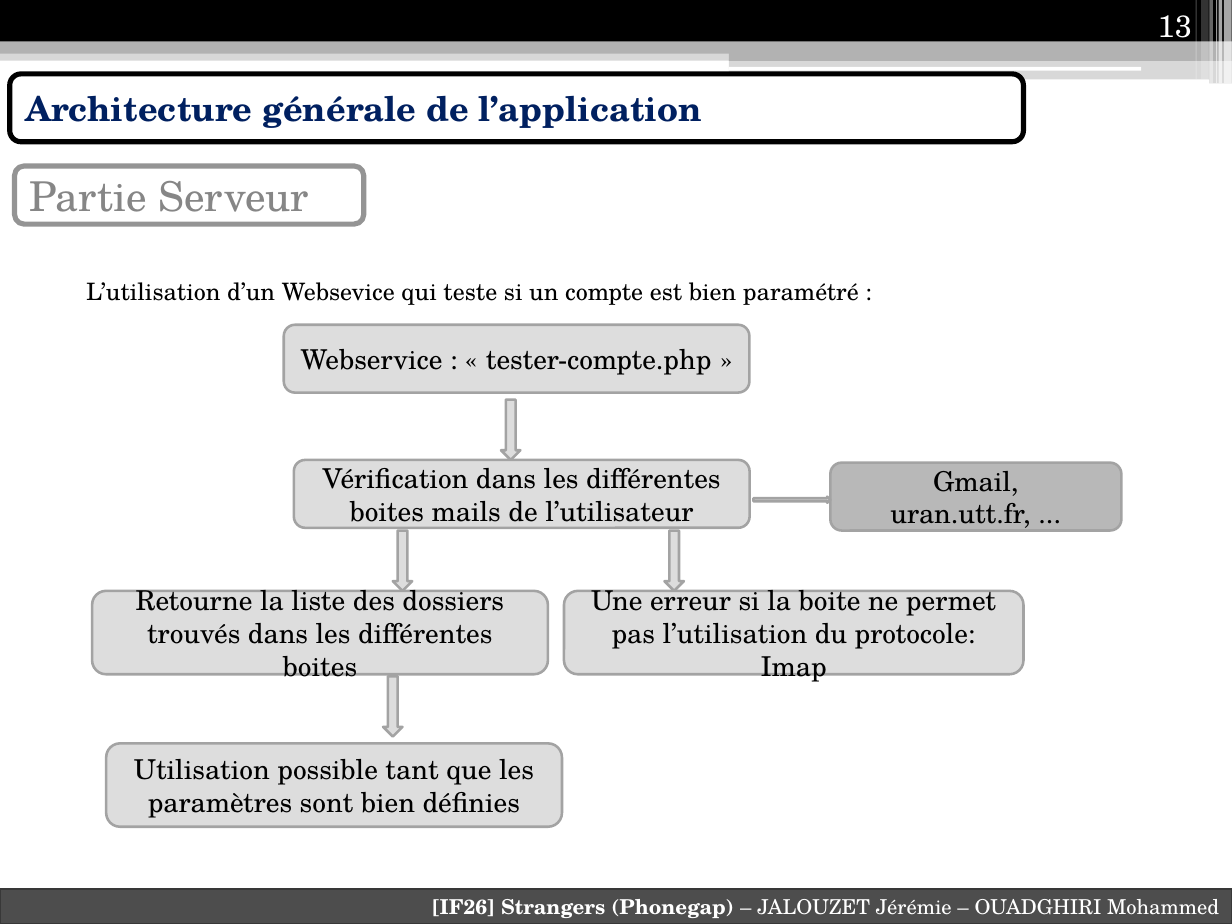
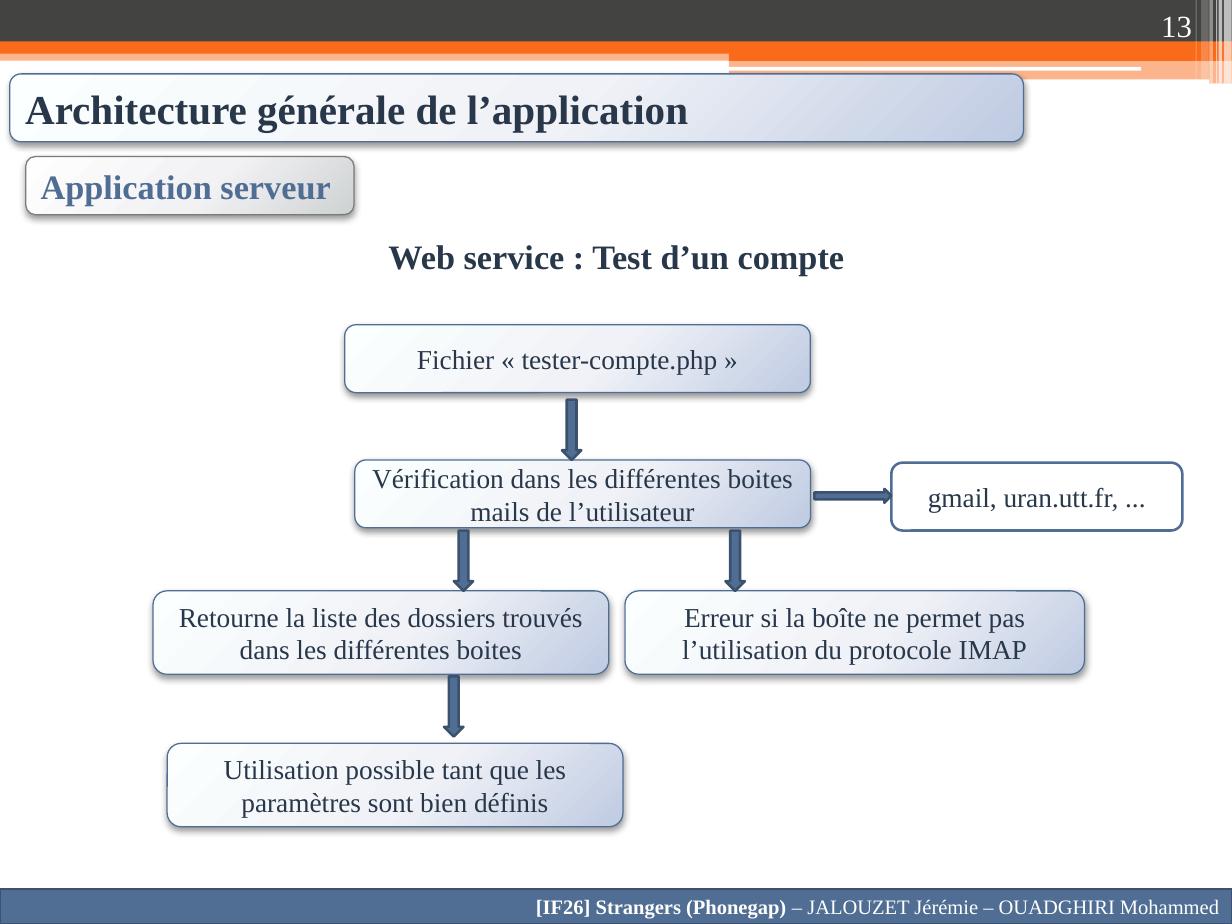
Before and after one commit to Anicky/Strangers-Phonegap, a slide deck: slide 13 of Presentation/Presentation IF26.pptx. Drawn at 1232x924 pixels with LibreOffice and Linux fonts; fonts in the diff are those of the drawing. Boxes give left, top, right and bottom in pixels: in the first picture for what was removed or moved away, otherwise in the second. Text is boxed around its words. In the diff, an @@ line names an element or a change of style, - is before the commit and + after.

```diff
--- a/Presentation/Presentation IF26.pptx
+++ b/Presentation/Presentation IF26.pptx
@@ rectangle at bbox=[0, 0, 1232, 42]: fill #000000 to #434342 @@
@@ page number at bbox=[1161, 16, 1192, 43]: font TeX Gyre Schola to Times New Roman @@
@@ rectangle at bbox=[0, 49, 1232, 60]: fill #B2B2B2 at 50% opacity to #F96A1B at 50% opacity @@
@@ rectangle at bbox=[0, 42, 1232, 54]: fill #B2B2B2 to #F96A1B @@
@@ rectangle at bbox=[729, 59, 1232, 84]: fill #B2B2B2 at 50% opacity to #F96A1B at 50% opacity @@
@@ rectangle at bbox=[729, 48, 1232, 60]: fill #B2B2B2 to #F96A1B @@
@@ rounded rectangle "Architecture générale de l’application" at bbox=[10, 74, 1024, 142]: size 20 to 24 pt, font TeX Gyre Schola to Times New Roman, text colour #002060 to #28374A; fill #FFFFFF to gradient #FEFEFE to #F0F3F8 to #BFCBE2; outline #000000 3 pt to #506E94 0.75 pt; shadow on @@
@@ rounded rectangle "Application serveur": place and size @@
-rounded rectangle "Application serveur" at bbox=[15, 166, 363, 224]
+rounded rectangle "Application serveur" at bbox=[26, 156, 354, 214]
@@ rounded rectangle "Application serveur" at bbox=[26, 156, 354, 214]: fill #FFFFFF to gradient #FEFEFE to #F4F4F4 to #D0D1D3; outline #949494 3 pt to #797B7E 0.75 pt; shadow on @@
@@ text in rounded rectangle at bbox=[41, 175, 330, 206]: text changed; size 24 to 20 pt; font TeX Gyre Schola to Times New Roman; text colour #858585 to #506E94; bold on @@
-Partie Serveur
+Application serveur
@@ text at bbox=[388, 245, 845, 276]: text changed; size 14 to 20 pt; font TeX Gyre Schola to Times New Roman; text colour #000000 to #28374A; bold on @@
-L’utilisation d’un Websevice qui teste si un compte est bien paramétré :
+Web service : Test d’un compte
@@ fill #DDDDDD to gradient #FEFEFE to #F0F3F8 to #BFCBE2; outline #A3A3A3 1.5 pt to #506E94 0.75 pt; shadow on in 3 elements at bbox=[168, 743, 623, 827], bbox=[625, 591, 1084, 675], bbox=[345, 325, 811, 393] @@
@@ text in rounded rectangle at bbox=[417, 350, 718, 374]: text changed; font TeX Gyre Schola to Times New Roman; text colour #000000 to #28374A @@
-Webservice : « tester-compte.php »
+Fichier « tester-compte.php »
@@ rounded rectangle "Vérification dans les différentes boites ..." at bbox=[355, 460, 811, 527]: font TeX Gyre Schola to Times New Roman, text colour #000000 to #28374A; fill #DDDDDD to gradient #FEFEFE to #F0F3F8 to #BFCBE2; outline #A3A3A3 1.5 pt to #506E94 0.75 pt; shadow on @@
@@ rounded rectangle "gmail, uran.utt.fr, ..." at bbox=[891, 463, 1181, 531]: fill #B8B8B8 to #FFFFFF; outline #A3A3A3 1.5 pt to #506E94 1.5 pt @@
@@ fill #DDDDDD to #506E94; outline #A3A3A3 1.5 pt to #3B516D 1.5 pt in 5 elements at bbox=[562, 399, 582, 460], bbox=[453, 531, 473, 591], bbox=[444, 676, 463, 737], bbox=[726, 531, 745, 591], bbox=[814, 489, 891, 503] @@
@@ right arrow: place and size @@
-right arrow at bbox=[754, 496, 830, 503]
+right arrow at bbox=[814, 489, 891, 503]
@@ text in rounded rectangle at bbox=[928, 487, 1119, 512]: text changed; font TeX Gyre Schola to Times New Roman; text colour #000000 to #28374A @@
-Gmail, uran.utt.fr, ...
+gmail, uran.utt.fr, ...
@@ 6 rounded rectangles, 4 down arrows: place and size @@
-6 rounded rectangles, 4 down arrows at bbox=[92, 325, 1121, 827]
+6 rounded rectangles, 4 down arrows at bbox=[153, 325, 1181, 827]
@@ rounded rectangle "Retourne la liste des dossiers ..." at bbox=[153, 591, 609, 675]: font TeX Gyre Schola to Times New Roman, text colour #000000 to #28374A; fill #DDDDDD to gradient #FEFEFE to #F0F3F8 to #BFCBE2; outline #A3A3A3 1.5 pt to #506E94 0.75 pt; shadow on @@
@@ text in rounded rectangle at bbox=[682, 608, 1027, 665]: text changed; font TeX Gyre Schola to Times New Roman; text colour #000000 to #28374A @@
-Une erreur si la boite ne permet pas l’utilisation du protocole: Imap
+Erreur si la boîte ne permet pas l’utilisation du protocole IMAP
@@ text in rounded rectangle at bbox=[224, 760, 566, 817]: text changed; font TeX Gyre Schola to Times New Roman; text colour #000000 to #28374A @@
-Utilisation possible tant que les paramètres sont bien définies
+Utilisation possible tant que les paramètres sont bien définis
@@ rectangle "[IF26] Strangers (Phonegap) – JALOUZET ..." at bbox=[0, 888, 1232, 924]: font TeX Gyre Schola to Times New Roman; fill #4D4D4D to #506E94; outline #393939 1.5 pt to #3B516D 1.5 pt @@
```
Also in this commit, not shown: 19 other slides changed, 1 slide added, 1 slide removed, 3 other files.
